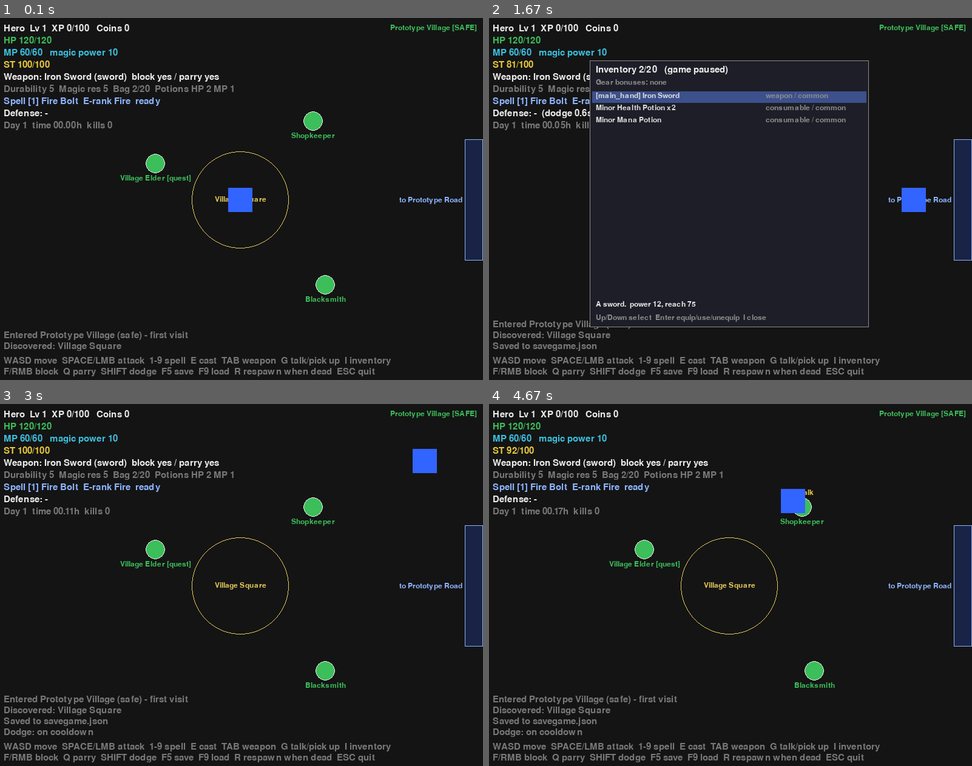
Above: before the commit, frames 1-4 (two rows, left to right).
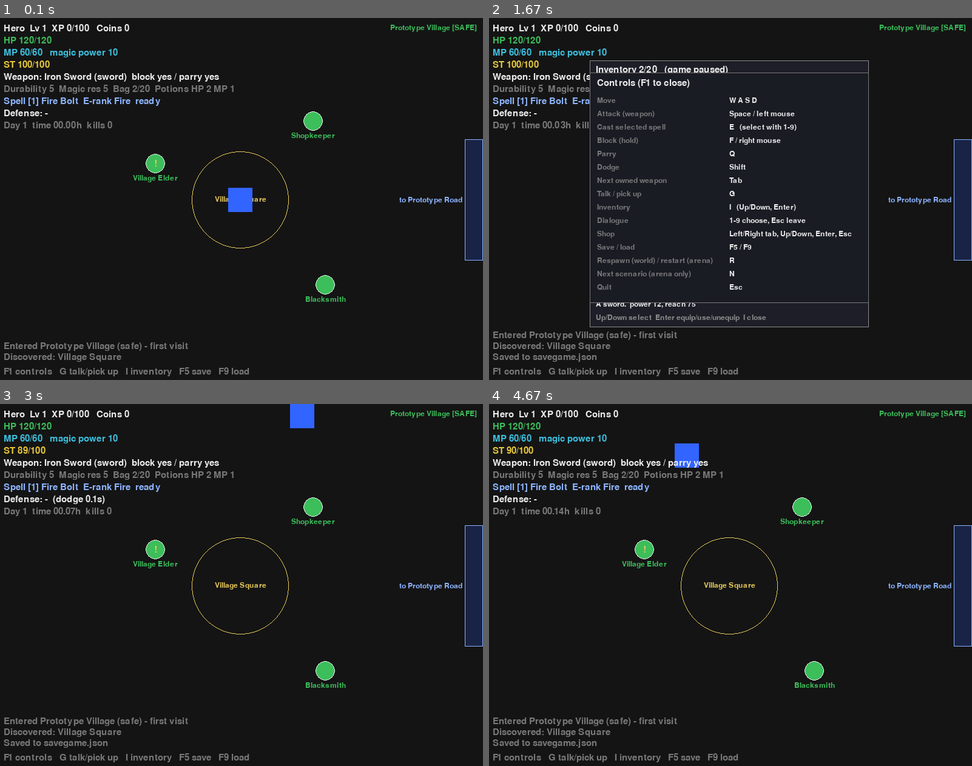
Above: after the commit, the same moments.

Repository: st10490392/magical-conquest-
Game: pygame game, started from main.py
Two runs of this game, one before a commit and one after it. Both use one fixed random seed, a clock stepped at 60 frames per second and the inputs below.
Inputs:
- Up to frame 1 (0.1 s): no input
- Up to frame 2 (1.67 s): hold F5 0.33-0.8 s; hold D 0.33-0.8 s; hold F1 0.83-1.3 s; hold D 0.83-1.3 s; tap Space at 0.9, 1.2 s; tap Right Shift at 0.98 s; tap I at 1.33 s
- Up to frame 3 (3 s): tap I at 1.67 s; hold F1 2-2.47 s; hold W 2-2.47 s; tap Space at 2.07, 2.37, 2.57, 2.87 s; tap Right Shift at 2.15 s; hold W 2.5-2.97 s
- Up to frame 4 (4.67 s): hold D 3-3.47 s; tap Space at 3.07, 3.37, 3.57, 3.87, 4.13, 4.47 s; hold A 3.5-4.03 s; tap Right Shift at 3.65 s; hold S 4.07-4.37 s; hold A from 4.4 s (still down)

The runs differ from the first frame. In frame 1, 2.3% of the frame differs, in the area x 0-81%, y 39-99%; in frame 2, 7.3%, in the area x 0-91%, y 11-99%; in frame 3, 3.7%; in frame 4, 3.6%.

Commit message:
feat: add quest markers, controls overlay and --load to the demo

Diff:
--- a/game/presentation/pygame_app.py
+++ b/game/presentation/pygame_app.py
@@ -25,6 +25,7 @@
 from game.presentation.shop_panel import ShopPanel
 from game.magic.casting import check_spell_requirements
 from game.persistence.save_manager import SaveManager
+from game.persistence.session_io import save_session
 from game.play import PlaySession
 from game.session import Arena, GameSession, PlayerInput, outcome_text
 from game.world_session import WorldSession
@@ -286,8 +287,12 @@
         x, y = int(npc.position.x), int(npc.position.y)
         pygame.draw.circle(screen, GREEN, (x, y), 16)
         pygame.draw.circle(screen, WHITE, (x, y), 16, 1)
-        label = small.render(npc.name + (" [quest]" if npc.is_quest_giver else ""), True, GREEN)
+        label = small.render(npc.name, True, GREEN)
         screen.blit(label, label.get_rect(midtop=(x, y + 18)))
+        marker = session.npc_marker(npc)
+        if marker:
+            mark = font.render(marker, True, GOLD)
+            screen.blit(mark, mark.get_rect(center=(x, y)))
         if npc is npc_near or (npc_near is not None and npc.npc_id == npc_near.npc_id):
             prompt = small.render("G: talk", True, YELLOW)
             screen.blit(prompt, prompt.get_rect(midbottom=(x, y - 18)))
@@ -323,15 +328,10 @@
         screen.blit(surface, (WIDTH - surface.get_width() - 10, 10 + i * 17))
 
     for i, text in enumerate(reversed(session.messages)):
-        screen.blit(font.render(text, True, GREY), (10, HEIGHT - 66 - i * 18))
-
-    help_lines = (
-        "WASD move  SPACE/LMB attack  1-9 spell  E cast  TAB weapon  G talk/pick up  I inventory",
-        "F/RMB block  Q parry  SHIFT dodge  F5 save  F9 load  "
-        + ("R respawn when dead  ESC quit" if isinstance(session, WorldSession) else "N next  R restart  ESC quit"),
-    )
-    for i, text in enumerate(help_lines):
-        screen.blit(font.render(text, True, GREY), (10, HEIGHT - 42 + i * 18))
+        screen.blit(font.render(text, True, GREY), (10, HEIGHT - 48 - i * 18))
+
+    hint = "F1 controls   G talk/pick up   I inventory   F5 save   F9 load"
+    screen.blit(font.render(hint, True, GREY), (10, HEIGHT - 24))
 
     banner = None
     if not player.is_alive:
@@ -345,6 +345,36 @@
         screen.blit(big, big.get_rect(center=(WIDTH // 2, HEIGHT // 2)))
 
 
+CONTROLS = (
+    ("Move", "W A S D"),
+    ("Attack (weapon)", "Space / left mouse"),
+    ("Cast selected spell", "E   (select with 1-9)"),
+    ("Block (hold)", "F / right mouse"),
+    ("Parry", "Q"),
+    ("Dodge", "Shift"),
+    ("Next owned weapon", "Tab"),
+    ("Talk / pick up", "G"),
+    ("Inventory", "I   (Up/Down, Enter)"),
+    ("Dialogue", "1-9 choose, Esc leave"),
+    ("Shop", "Left/Right tab, Up/Down, Enter, Esc"),
+    ("Save / load", "F5 / F9"),
+    ("Respawn (world) / restart (arena)", "R"),
+    ("Next scenario (arena only)", "N"),
+    ("Quit", "Esc"),
+)
+
+
+def draw_controls(screen: pygame.Surface, font: pygame.font.Font, small: pygame.font.Font) -> None:
+    rect = pygame.Rect(170, 90, 460, 380)
+    pygame.draw.rect(screen, (26, 28, 36), rect)
+    pygame.draw.rect(screen, GREY, rect, 1)
+    screen.blit(font.render("Controls (F1 to close)", True, WHITE), (rect.x + 12, rect.y + 10))
+    for i, (action, keys) in enumerate(CONTROLS):
+        y = rect.y + 40 + i * 22
+        screen.blit(small.render(action, True, GREY), (rect.x + 12, y))
+        screen.blit(small.render(keys, True, WHITE), (rect.x + 230, y))
+
+
 def new_session(arena_mode: bool, arena: Arena, encounter_id: str) -> PlaySession:
     if arena_mode:
         return GameSession.new(arena=arena, encounter_id=encounter_id)
@@ -358,7 +388,7 @@
     return WorldSession(player=result.player, world=result.world, campaign=result.campaign)
 
 
-def run(save_path: Path, max_frames: Optional[int] = None, arena_mode: bool = False) -> None:
+def run(save_path: Path, max_frames: Optional[int] = None, arena_mode: bool = False, load: bool = False) -> None:
     """Run the demo. ``max_frames`` lets smoke tests exit automatically."""
     # Only the subsystems we use; skipping audio saves memory on small machines.
     pygame.display.init()
@@ -373,6 +403,14 @@
         saves = SaveManager(save_path)
         encounter_id = DEMO_ENCOUNTER_ID
         session = new_session(arena_mode, arena, encounter_id)
+        if load:
+            result = saves.load()
+            if result.ok:
+                session = load_session(result, arena_mode, arena, encounter_id)
+                session.log("Save loaded")
+            else:
+                session.log(f"No save loaded ({result.status.value}) - new game")
+        show_controls = False
         inputs = InputState()
         panel = InventoryPanel()
         shop = ShopPanel()
@@ -385,12 +423,12 @@
                 if event.type == pygame.QUIT:
                     running = False
                 elif event.type == pygame.KEYDOWN:
-                    if session.shop is not None:
+                    if event.key == pygame.K_F1:
+                        show_controls = not show_controls
+                    elif session.shop is not None:
                         shop.handle_key(event.key, session)
                     elif session.conversation is not None:
                         handle_dialogue_key(event.key, session)
-                        if session.conversation is not None and session.conversation.ended and session.shop:
-                            session.end_conversation()  # the shop replaced the conversation
                     elif panel.open and event.key in (pygame.K_ESCAPE, pygame.K_i):
                         panel.toggle()
                     elif panel.open:
@@ -409,11 +447,8 @@
                         session = GameSession.new(arena=arena, encounter_id=encounter_id)
                         session.log(f"Encounter: {session.encounter.spec.name}")
                     elif event.key == pygame.K_F5:
-                        if session.player.is_alive:
-                            saves.save(session.player, session.world, session.campaign)
-                            session.log(f"Saved to {saves.path.name}")
-                        else:
-                            session.log("Cannot save while dead")
+                        outcome = save_session(saves, session)
+                        session.log(f"Saved to {saves.path.name}" if outcome.ok else f"Not saved: {outcome.reason}")
                     elif event.key == pygame.K_F9:
                         result = saves.load()
                         if result.ok:
@@ -425,9 +460,7 @@
                         inputs.handle_keydown(event.key)
 
             controls = inputs.build()
-            if session.shop is not None and session.conversation is not None:
-                session.end_conversation()
-            paused = panel.open or session.conversation is not None or session.shop is not None
+            paused = panel.open or show_controls or session.busy
             if not paused:  # inventory and dialogue pause the prototype
                 session.update(dt, controls)
             draw(screen, font, session, small)
@@ -436,6 +469,8 @@
             draw_dialogue(screen, font, small, session)
             if session.shop is not None:
                 shop.draw(screen, font, small, session)
+            if show_controls:
+                draw_controls(screen, font, small)
             pygame.display.flip()
 
             frames += 1
--- a/main.py
+++ b/main.py
@@ -15,12 +15,13 @@
     parser.add_argument("--frames", type=int, default=None, help="exit after N frames (smoke testing)")
     parser.add_argument("--arena", action="store_true",
                         help="encounter sandbox (MC-002 to MC-005 scenarios) instead of the zone world")
+    parser.add_argument("--load", action="store_true", help="resume from the save file on startup")
     args = parser.parse_args()
 
     # Imported here so --help works even without Pygame installed.
     from game.presentation.pygame_app import run
 
-    run(args.save, max_frames=args.frames, arena_mode=args.arena)
+    run(args.save, max_frames=args.frames, arena_mode=args.arena, load=args.load)
 
 
 if __name__ == "__main__":
